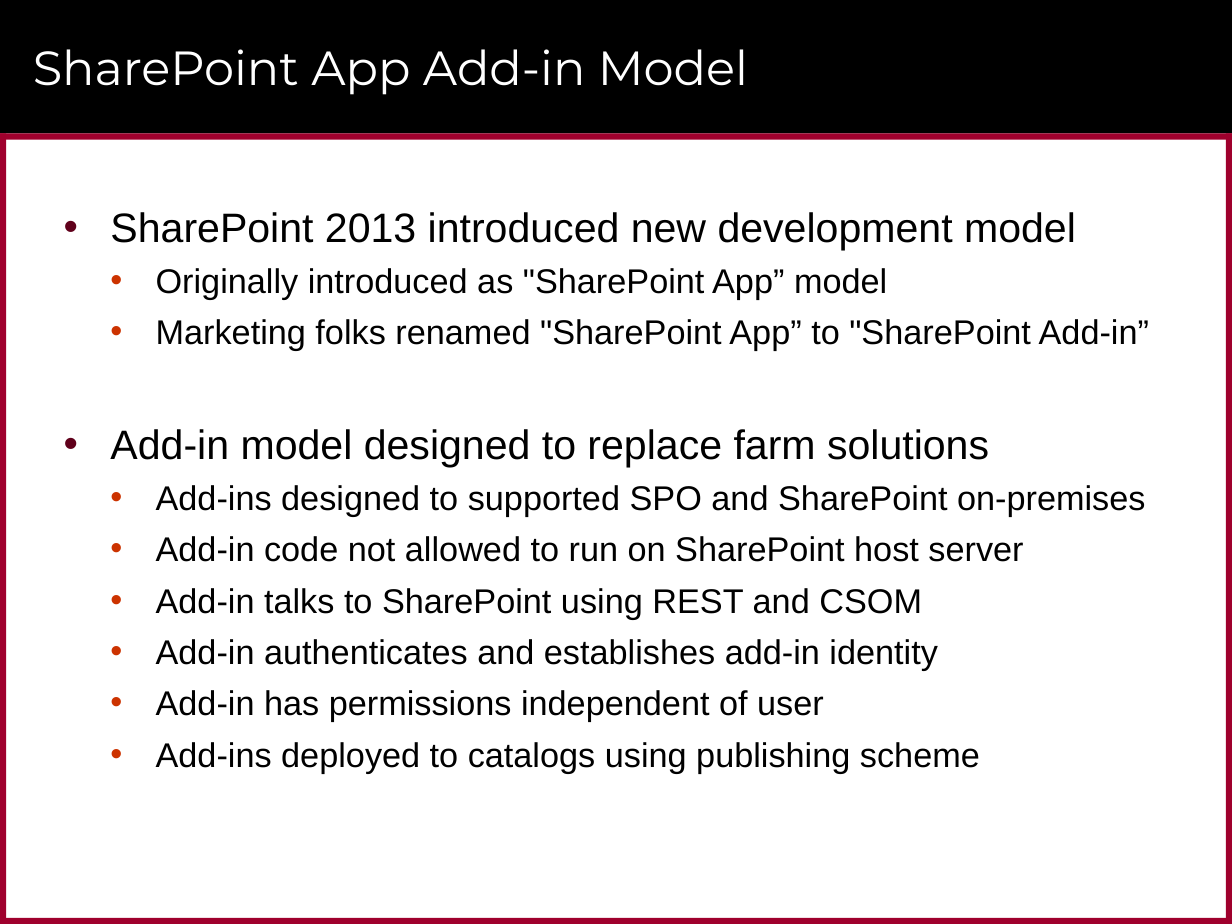
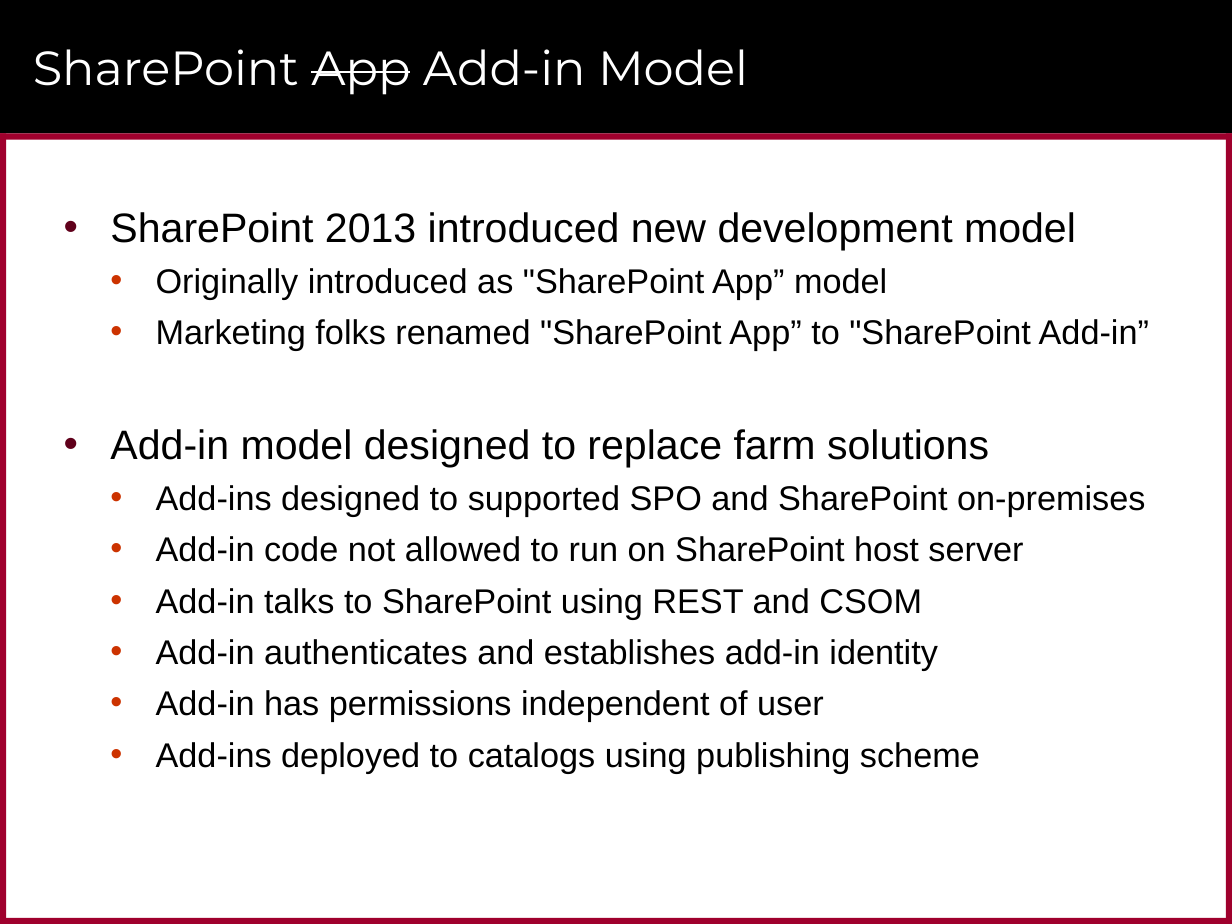
Before and after one commit to CriticalPathTraining/MSD365_Courseware, a slide deck: slide 5 of 01 GettingStarted.pptx. Drawn at 1232x924 pixels with LibreOffice and Linux fonts; fonts in the diff are those of the drawing; background and template pictures are left out. Boxes give left, top, right and bottom in pixels: in the first picture for what was removed or moved away, otherwise in the second. Text is boxed around its words. In the diff, an @@ line names an element or a change of style, - is before the commit and + after.

```diff
--- a/01 GettingStarted.pptx
+++ b/01 GettingStarted.pptx
@@ title "SharePoint App Add-in Model" at bbox=[33, 49, 748, 95]: strikethrough on in "App" @@
```
Also in this commit, not shown: 1 slide added, 1 slide removed, 11 other files.
